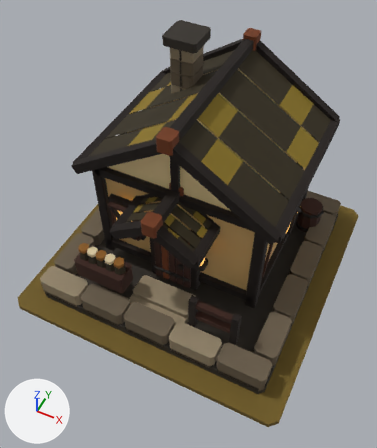
What one commit did to the glTF model art/cottage_t3/cottage_t3.glb.
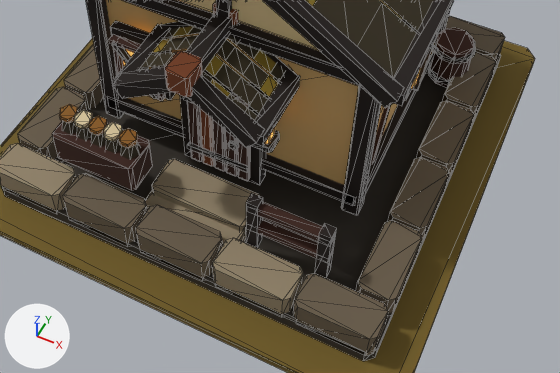
Each version is shown whole from a camera (50 mm lens) standing at (1.24, -2.7, 3.78) and looking at (0.02, -0.27, 0.74), then close up on the part from 12% to 99% of the width and 40% to 90% of the height. The lights are fixed; the arrows at lower left show +X, +Y and +Z. The last two pictures show the newer version. The close-ups show mesh edges as thin lines.

The scene before the commit, as lines of its bpy script (objects in view):
```python
me_mmr___cottage___t03_architecture_mesh_001 = bpy.data.meshes.new('MMR | cottage | T03 Architecture Mesh.001')
me_mmr___cottage___t03_architecture_mesh_001.from_pydata(...)  # 1548 vertices, 2476 faces; spans x -1.0..1.0, y -1.0..1.0, z 0.0..1.87
# faces by material slot: [2412, 64]
me_mmr___cottage___t03_architecture_mesh_001.materials.append(mat_mmr___shared_palette_atlas)  # picture img_mmr_shared_color_palette_64
me_mmr___cottage___t03_architecture_mesh_001.materials.append(mat_mmr___amber)  # orange #ffc06a, glowing orange #daa459
me_mmr___cottage___tier_03_ground_mesh_001 = bpy.data.meshes.new('MMR | cottage | Tier 03 Ground Mesh.001')
me_mmr___cottage___tier_03_ground_mesh_001.from_pydata(...)  # 16 vertices, 28 faces; spans x -1.17..1.17, y -1.17..1.17, z -0.05..0.0
me_mmr___cottage___tier_03_ground_mesh_001.materials.append(mat_mmr___shared_palette_atlas)  # picture img_mmr_shared_color_palette_64
ob_mmr___cottage___t03_architecture_001 = bpy.data.objects.new('MMR | cottage | T03 Architecture.001', me_mmr___cottage___t03_architecture_mesh_001)
ob_mmr___cottage___t03_architecture_001.location = (0.0, 0.0, 0.05)
ob_mmr___cottage___tier_03_ground_001 = bpy.data.objects.new('MMR | cottage | Tier 03 Ground.001', me_mmr___cottage___tier_03_ground_mesh_001)
ob_mmr___cottage___tier_03_ground_001.location = (0.0, 0.0, 0.05)
```
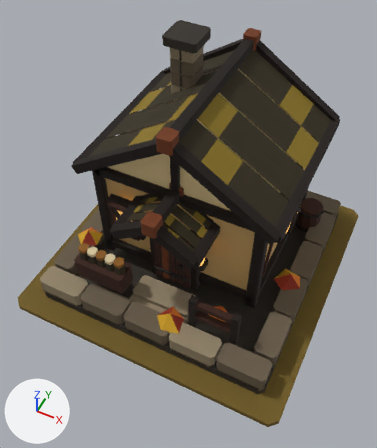
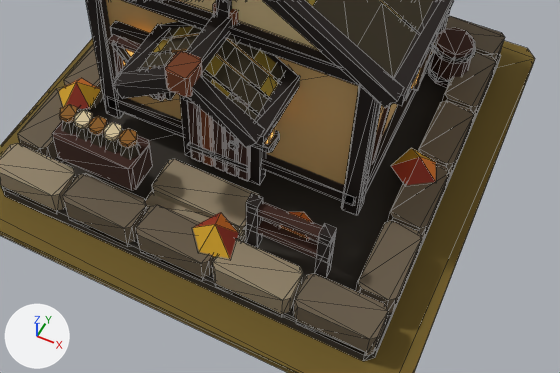
The change in detail:
Mesh me_mmr___cottage___t03_autumn_dressing_001 is new.
It has 37 vertices, 38 faces and spans x -0.99..0.96, y -0.96..0.79, z 0.12..0.32.
It uses material mat_mmr___shared_palette_atlas (picture img_mmr_shared_color_palette_64).
Object 'MMR | cottage | T03 Autumn Dressing.001' (ob_mmr___cottage___t03_autumn_dressing_001) is new; it shows me_mmr___cottage___t03_autumn_dressing_001.
Its location is (0.0, 0.0, 0.05).

Boxes [x1, y1, x2, y2] around the edits, measured in the close-ups (560 x 373 px):
'MMR | cottage | T03 Autumn Dressing.001', added
    after: [58, 78, 436, 259]
